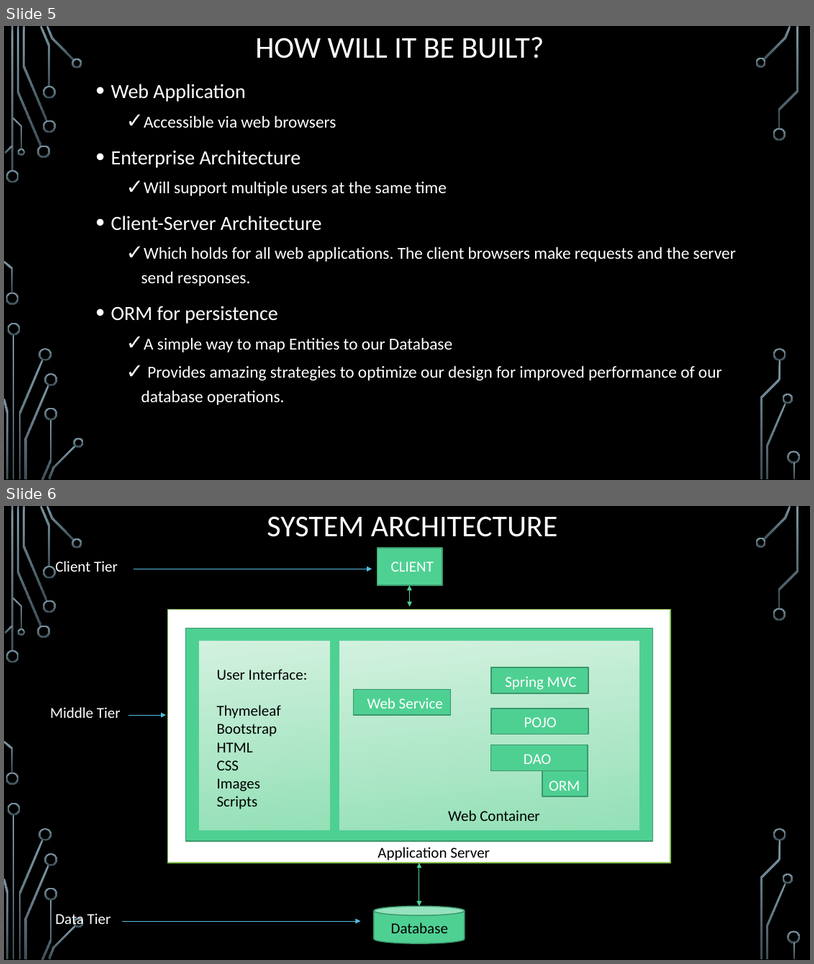
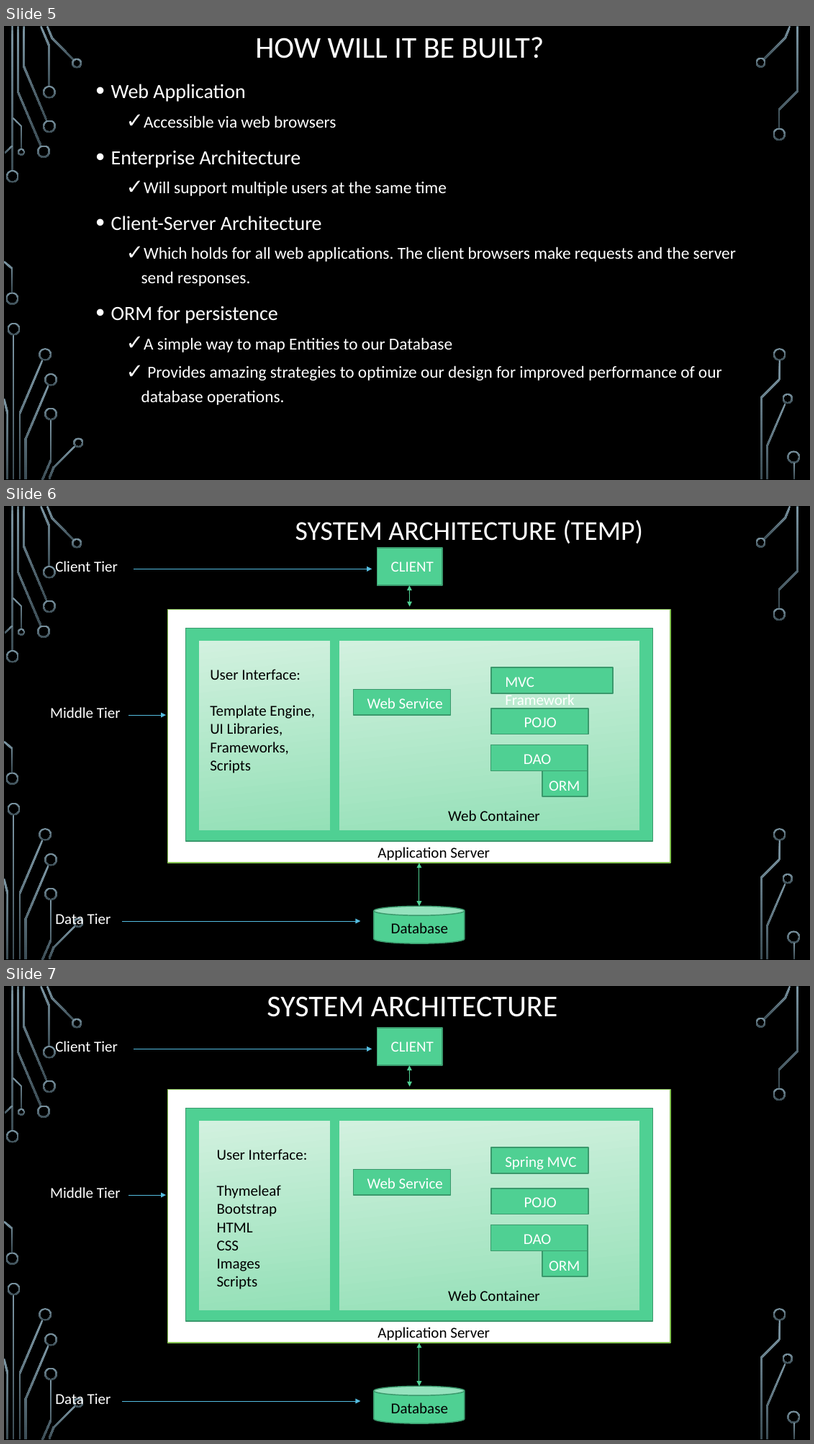
Before and after one commit to JohnLawal/SALMANS, a slide deck: Technical Documentation/projectpresentation.pptx. Shown one above the other, each under a label of ours: slides 5 and 6 before the commit, slides 5, 6 and 7 after it. The pictures are 814x964 and 814x1444 pixels, drawn with LibreOffice and Linux fonts; fonts in the diff are those of the drawing; background and template pictures are left out. Boxes give left, top, right and bottom in pixels: in the first picture for what was removed or moved away, otherwise in the second. Text is boxed around its words. In the diff, an @@ line names an element or a change of style, - is before the commit and + after.

Commit message:
edited SRS document, Use Case Diagram, Architecture Diagram and restructured directories

```diff
--- a/Technical Documentation/projectpresentation.pptx
+++ b/Technical Documentation/projectpresentation.pptx
@@ slide 6 added at box(4, 506, 810, 960), background picture (left out); not listed: 36 template elements that a slide beside it also shows @@
@@ title added at box(296, 520, 644, 543), 32.4 pt, text #FFFFFF @@
+SYSTEM ARCHITECTURE (TEMP)
@@ rectangle added at box(377, 548, 442, 585), fill #4FD093, outline #3A9A6D 1.25 pt @@
@@ text added at box(55, 561, 118, 574), 18 pt, text #FFFFFF @@
+Client Tier
@@ arrow added from (134, 569) to (373, 569), #54BCDF 0.75 pt @@
@@ text added at box(391, 561, 434, 572), 18 pt, text #FFFFFF @@
+CLIENT
@@ double arrow added from (410, 585) to (410, 606), #4FD093 0.75 pt @@
@@ text added at box(50, 707, 121, 718), 18 pt, text #FFFFFF @@
+Middle Tier
@@ arrow added from (129, 715) to (166, 715), #54BCDF 0.75 pt @@
@@ group added at box(168, 610, 671, 862): 9 rectangles, 8 texts @@
+User Interface:
+Template Engine, UI Libraries,
+Frameworks, Scripts
+MVC Framework
+POJO
+DAO
+Web Container
+Web Service
+ORM
+Application Server
@@ double arrow added from (419, 863) to (419, 906), #4FD093 0.75 pt @@
@@ text added at box(55, 913, 111, 928), 18 pt, text #FFFFFF @@
+Data Tier
@@ cylinder added at box(374, 906, 465, 943), fill #4FD093, outline #3A9A6D 1.25 pt @@
@@ arrow added from (123, 921) to (361, 921), #54BCDF 0.75 pt @@
@@ text added at box(391, 922, 448, 933), 18 pt, text #000000 @@
+Database
@@ what was slide 6 is now slide 7 @@
```
Also in this commit, not shown: 10 other files.
